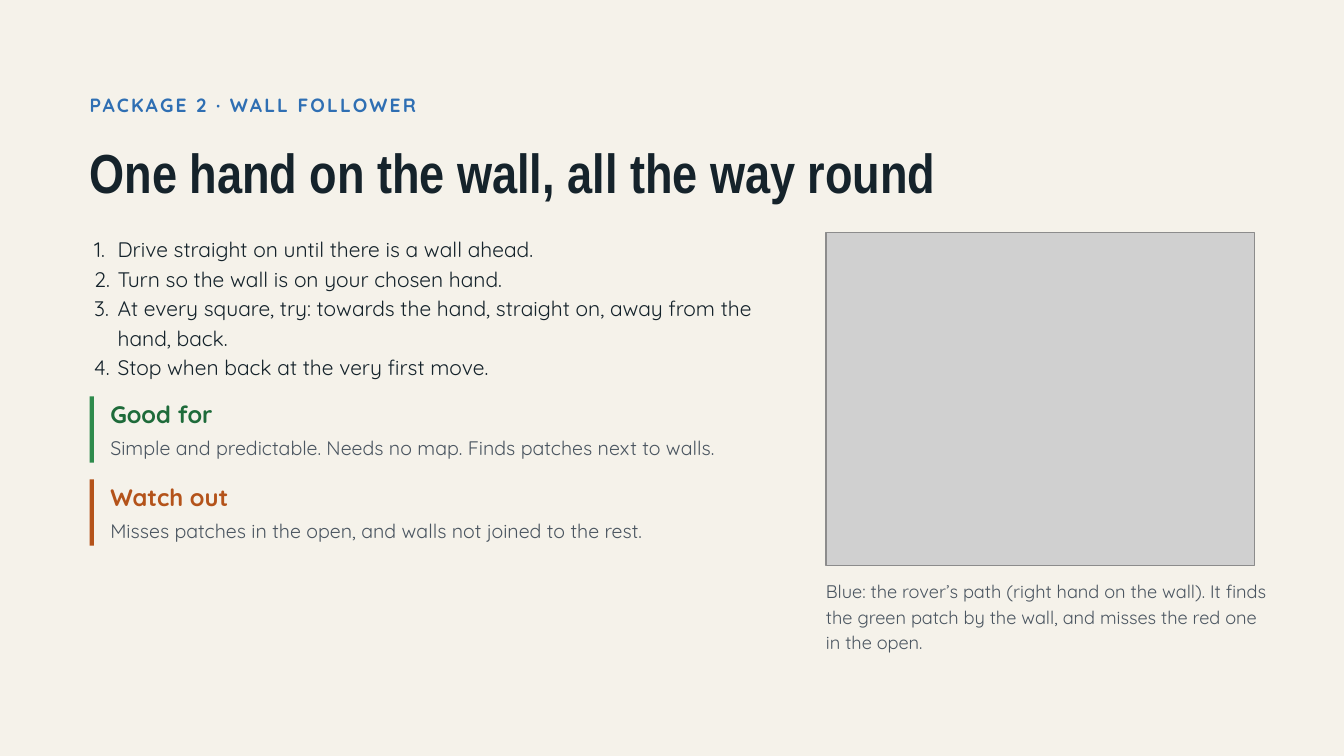
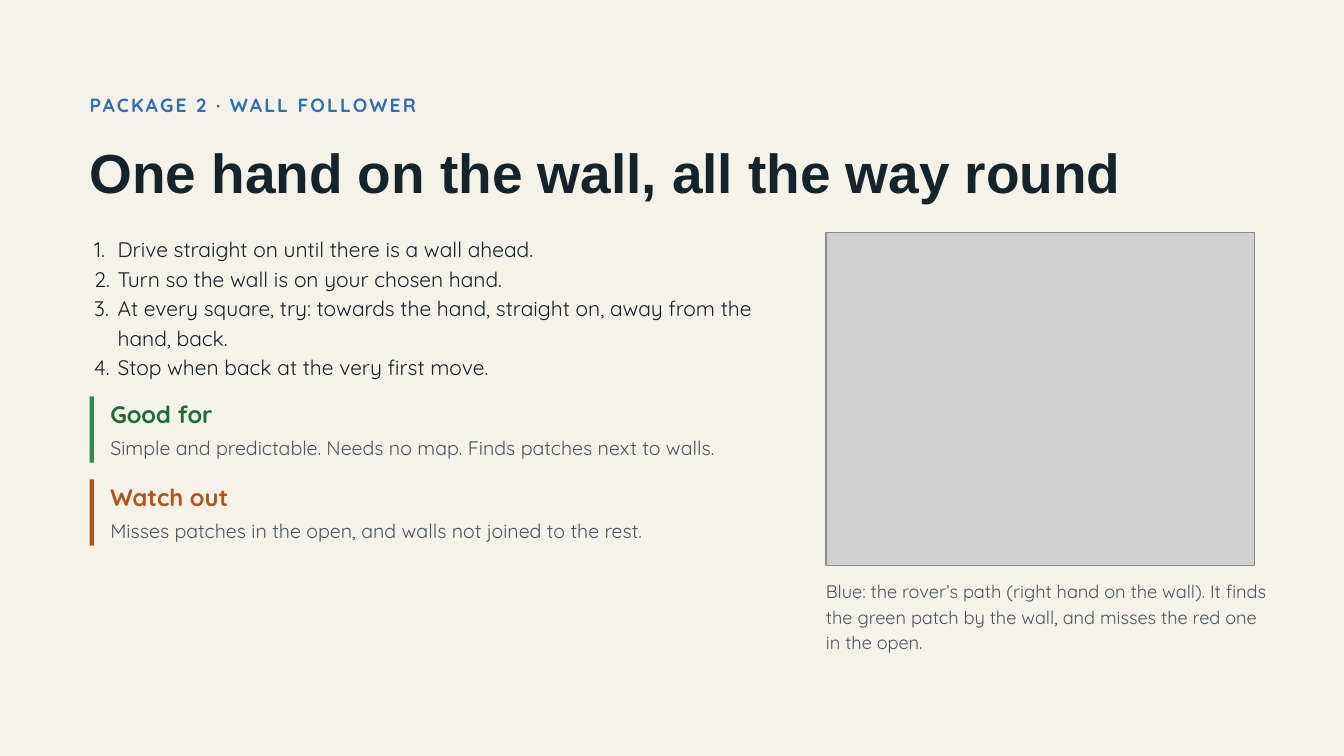
Before and after one commit to gigidinut/SPIKE, a slide deck: slide 5 of docs/Rover Software for Teams.pptx. Drawn at 1344x756 pixels with LibreOffice and Linux fonts; fonts in the diff are those of the drawing; grey boxes stand for pictures. Boxes give left, top, right and bottom in pixels: in the first picture for what was removed or moved away, otherwise in the second. Text is boxed around its words. In the diff, an @@ line names an element or a change of style, - is before the commit and + after.

```diff
--- a/docs/Rover Software for Teams.pptx
+++ b/docs/Rover Software for Teams.pptx
@@ title "One hand on the wall, ..." at [90, 153, 1121, 203]: font Arial Narrow to Arial @@
```
Also in this commit, not shown: 13 other slides changed.
